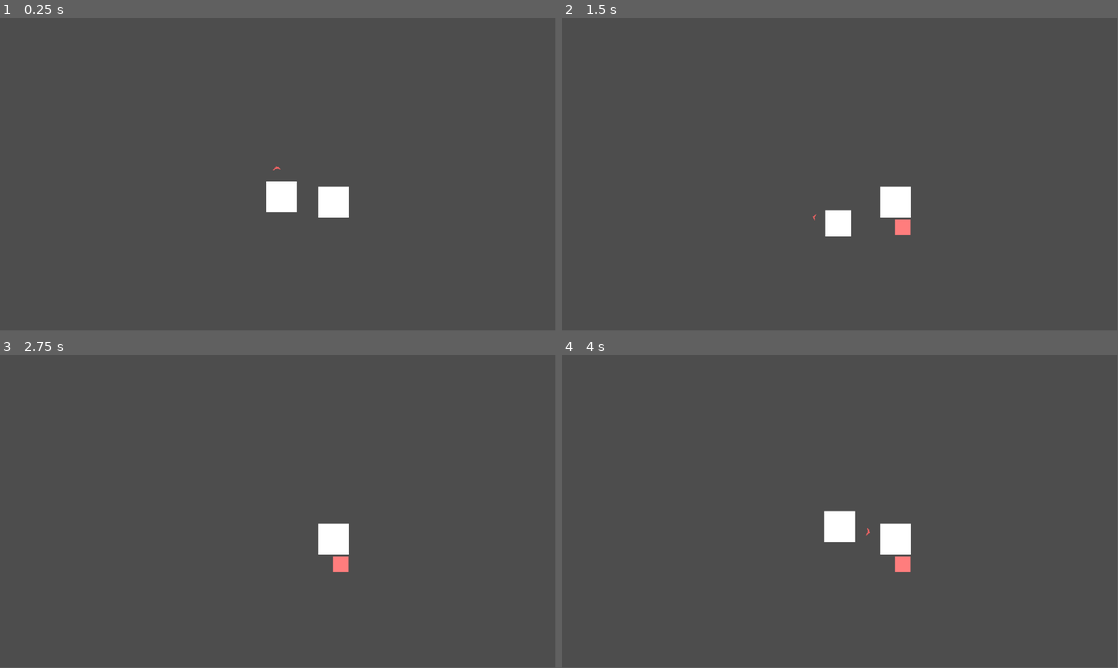
Above: before the commit, frames 1-4 (two rows, left to right).
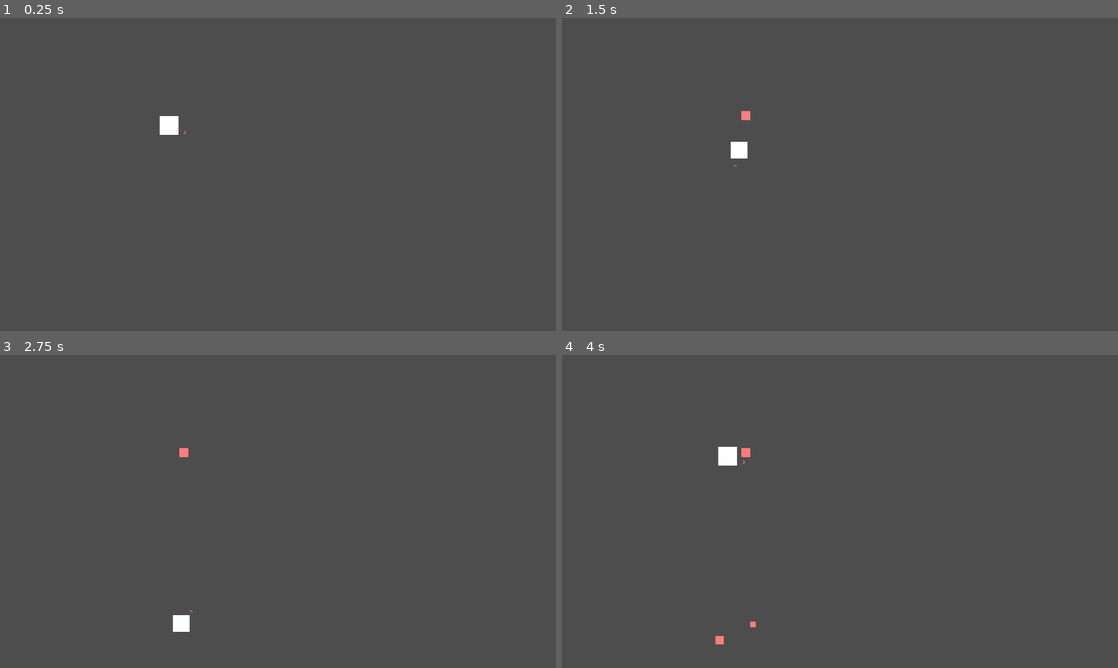
Above: after the commit, the same moments.

Repository: TheCursedMerchant/qdm_gameJam2024
Game: Godot game, scene res://test.tscn
The game is run twice, just before and just after one commit, with the same random seed, the same clock (stepped at 60 frames per second) and the same inputs.
Inputs (mouse positions are in pixels of both pictures, inside the frame that each line leads up to):
- Up to frame 1 (0.25 s): no input
- Up to frame 2 (1.5 s): tap Enter at 0.5 s; move the mouse to (962, 158) at 0.52 s; press the mouse at (962, 158) at 0.53 s; hold Right (ui_right) 0.53-1.28 s; tap Space at 1.25 s; move the mouse to (728, 190) at 1.27 s; release the mouse at (728, 190) at 1.28 s; hold Down (ui_down) from 1.28 s (still down); click (728, 190) at 1.35 s
- Up to frame 3 (2.75 s): move the mouse to (333, 442) at 2.02 s; release Down (ui_down) at 2.03 s; press the mouse at (333, 442) at 2.03 s; hold Right (ui_right) from 2.03 s (still down)
- Up to frame 4 (4 s): tap Enter at 2.75 s; move the mouse to (812, 574) at 2.77 s; release Right (ui_right) at 2.78 s; release the mouse at (812, 574) at 2.78 s; hold Up (ui_up) 2.78-3.53 s; click (812, 574) at 2.85 s; tap Space at 3.5 s; move the mouse to (1006, 558) at 3.52 s; press the mouse at (1006, 558) at 3.53 s; hold Left (ui_left) from 3.53 s (still down)
In our replay, the window is 799x449 before the commit and 800x450 after it. These sizes can differ from the game's own. Grey fills any space a smaller window leaves; there, only what the larger window draws over its background counts as a difference.

The runs differ from the first frame. In frame 1, 1.3% of the frame differs, in the area x 28-63%, y 31-64%; in frame 2, 1.3%; in frame 3, 0.9%; in frame 4, 1.6%, in the area x 27-63%, y 29-93%.

Commit message:
lots of quality of life

Diff:
--- a/gamejam2024/fish.gd
+++ b/gamejam2024/fish.gd
@@ -1,13 +1,15 @@
 extends "res://scripts/food/food.gd"
 
 @export_category("Movement")
-@export var speed : float = 20.0
+@export var speed : float = 1000.0
 @export var direction := Vector2.RIGHT
 
-func _ready() -> void:
-	var size_scale_value = randf_range(0.5, 2)
+func _ready() -> void :
+	var size_scale_value = randf_range(0.25, 4)
 	size_scale = Vector2(size_scale_value,size_scale_value)
 	super._ready()
 
-func _physics_process(delta: float) -> void:
-	global_position += direction * speed
+func _physics_process(delta: float) -> void :
+	global_position += (direction * speed) * delta
+	#if(global_position < Vector2(-100, 100) or global_position > (get_viewport_rect().size + Vector2(100, 100)) ) :
+		#queue_free()
--- a/gamejam2024/project.godot
+++ b/gamejam2024/project.godot
@@ -15,6 +15,16 @@
 config/features=PackedStringArray("4.3", "Forward Plus")
 run/max_fps=60
 config/icon="res://icon.svg"
+
+[autoload]
+
+System="*res://scripts/system/system.gd"
+
+[display]
+
+window/size/viewport_width=1920
+window/size/viewport_height=1080
+window/stretch/mode="viewport"
 
 [input]
 
--- a/gamejam2024/scenes/food.tscn
+++ b/gamejam2024/scenes/food.tscn
@@ -9,6 +9,7 @@
 [node name="Food" type="Area2D"]
 scale = Vector2(0.5, 0.5)
 script = ExtResource("1_74ikv")
+growth_value = 0.1
 
 [node name="Sprite2D" type="Sprite2D" parent="."]
 texture = ExtResource("1_uhosr")
--- /dev/null
+++ b/gamejam2024/scenes/wall.tscn
@@ -0,0 +1,14 @@
+[gd_scene load_steps=3 format=3 uid="uid://t7cajjeta5k6"]
+
+[ext_resource type="Texture2D" uid="uid://6lk1qapvqi1j" path="res://assets/art/spr_square.png" id="1_1nkrn"]
+
+[sub_resource type="RectangleShape2D" id="RectangleShape2D_u0u4i"]
+size = Vector2(64, 64)
+
+[node name="Wall" type="StaticBody2D"]
+
+[node name="Sprite2D" type="Sprite2D" parent="."]
+texture = ExtResource("1_1nkrn")
+
+[node name="CollisionShape2D" type="CollisionShape2D" parent="."]
+shape = SubResource("RectangleShape2D_u0u4i")
--- a/gamejam2024/scripts/food/food.gd
+++ b/gamejam2024/scripts/food/food.gd
@@ -2,7 +2,7 @@
 extends Area2D
 
 @export_category("Stats")
-@export var growth_value = 0.2
+@export var growth_value = 0.05
 @export var size_scale = Vector2.ONE
 
 @onready var sprite = $Sprite2D
@@ -20,7 +20,7 @@
 	if(body.get_groups().has("Player")) :
 		var player : Player = body
 		var body_sprite_size = player.sprite.get_rect().size * player.sprite.scale
-		if(sprite_size <=  body_sprite_size) :
+		if(sprite_size <=  body_sprite_size and player.playerState == System.PLAYER_STATES.IDLE) :
 			player.grow(growth_value)
 			queue_free()
 		else :
--- a/gamejam2024/scripts/player/player.gd
+++ b/gamejam2024/scripts/player/player.gd
@@ -2,10 +2,10 @@
 extends CharacterBody2D
 
 @export_category("Movement")
-@export var SPEED := 500.0
+@export var speed := 750.0
 @export var scale_size := Vector2.ONE
-@export var dashSpeed := 2800.0
-@export var playerState := PLAYER_STATES.IDLE
+@export var dashSpeed := 3500.0
+@export var playerState := System.PLAYER_STATES.IDLE
 @export var maxDashCharge := 1.0
 @export var dashChargeRate := 0.1
 
@@ -29,31 +29,33 @@
 
 	match playerState :
 
-		PLAYER_STATES.IDLE :
+		System.PLAYER_STATES.IDLE :
+			Engine.time_scale = 1.0
 			if(Input.is_action_just_pressed("left_click")) :
-				playerState = PLAYER_STATES.CHARGE
+				playerState = System.PLAYER_STATES.CHARGE
 			if h_direction:
-				velocity.x = h_direction * SPEED
+				velocity.x = (h_direction * speed) / scale_size.x
 			else :
-				velocity.x = move_toward(velocity.x, 0, SPEED / 5)
+				velocity.x = move_toward(velocity.x, 0, speed / 5)
 
 			if v_direction :
-				velocity.y = v_direction * SPEED
+				velocity.y = (v_direction * speed) / scale_size.y
 			else :
-				velocity.y = move_toward(velocity.y, 0, SPEED / 5)
+				velocity.y = move_toward(velocity.y, 0, speed / 5)
 
-		PLAYER_STATES.CHARGE :
+		System.PLAYER_STATES.CHARGE :
+			Engine.time_scale = 0.3
 			velocity = Vector2.ZERO
 			if(Input.is_action_pressed("left_click")) :
 				dashCharge = clamp(dashCharge + dashChargeRate, 0.0, maxDashCharge)
 			else :
-				create_chunk(dash_direction * -1, scale_size * 0.5, dashCharge / 2)
-				playerState = PLAYER_STATES.DASH
+				create_chunk(dash_direction * -1, scale_size * 0.5, dashCharge / 3)
+				playerState = System.PLAYER_STATES.DASH
 
-		PLAYER_STATES.DASH :
+		System.PLAYER_STATES.DASH :
 			velocity += (dash_direction * dashSpeed * dashCharge).round()
 			dashCharge = 0
-			playerState = PLAYER_STATES.IDLE
+			playerState = System.PLAYER_STATES.IDLE
 
 	move_and_slide()
 
@@ -87,9 +89,3 @@
 func die() :
 	sprite.modulate = Color(0, 0, 254, 1)
 	print("Player Died!")
-
-enum PLAYER_STATES {
-	IDLE,
-	CHARGE,
-	DASH
-}
--- a/gamejam2024/scripts/spawner.gd
+++ b/gamejam2024/scripts/spawner.gd
@@ -6,13 +6,13 @@
 
 # Dynamically create direction.
 var starting_position_range = randi_range(-250,0)
-@export
-var initial_start := true
-@export
-var fish_direction = Vector2.RIGHT
 
-@onready
-var spawn_timer := $Timer
+@export var initial_start := true
+@export var fish_direction = Vector2.RIGHT
+@export var right_spawn := true
+
+@onready var spawn_timer := $Timer
+
 
 # Called every frame. 'delta' is the elapsed time since the previous frame.
 func _process(delta: float) -> void:
@@ -20,12 +20,17 @@
 		spawn_timer.start()
 		initial_start = false
 
+	if(right_spawn) :
+		global_position = Vector2(-25, 0)
+	else :
+		global_position = Vector2(get_viewport().get_visible_rect().size.x + 25, 0)
+
 func _on_timer_timeout() -> void:
 #	Reset the timer.
 	spawn_timer.start(randf_range(.5,2.5))
 
 	# Spawn the fish.
 	var new_fish = fish_spawn.instantiate()
-	new_fish.direction=fish_direction
-	new_fish.position = Vector2(global_position.x,randi_range(20,600))
+	new_fish.direction = fish_direction
+	new_fish.position = Vector2(global_position.x,randi_range(25,get_viewport_rect().size.y))
 	add_child(new_fish)
--- /dev/null
+++ b/gamejam2024/scripts/system/system.gd
@@ -0,0 +1,7 @@
+extends Node
+
+enum PLAYER_STATES {
+	IDLE,
+	CHARGE,
+	DASH
+}
--- a/gamejam2024/test.tscn
+++ b/gamejam2024/test.tscn
@@ -2,7 +2,7 @@
 
 [ext_resource type="Script" path="res://scripts/game.gd" id="1_3yksk"]
 [ext_resource type="PackedScene" uid="uid://bjo41ejls2sqx" path="res://scenes/player.tscn" id="1_okob1"]
-[ext_resource type="PackedScene" uid="uid://d33qco2a014ry" path="res://scenes/food.tscn" id="2_vbv54"]
+[ext_resource type="PackedScene" uid="uid://t7cajjeta5k6" path="res://scenes/wall.tscn" id="4_r12t7"]
 [ext_resource type="PackedScene" uid="uid://rfli5fbso7gy" path="res://scenes/spawner.tscn" id="5_87bdc"]
 
 [node name="Game" type="Node2D"]
@@ -11,13 +11,34 @@
 [node name="Player" parent="." instance=ExtResource("1_okob1")]
 position = Vector2(584, 371)
 
-[node name="Food" parent="." instance=ExtResource("2_vbv54")]
-position = Vector2(692, 382)
-scale = Vector2(1, 1)
+[node name="Spawner" parent="." instance=ExtResource("5_87bdc")]
+position = Vector2(-6, -1)
 
-[node name="Spawner" parent="." instance=ExtResource("5_87bdc")]
+[node name="Spawner3" parent="." instance=ExtResource("5_87bdc")]
 position = Vector2(-6, -1)
 
 [node name="Spawner2" parent="." instance=ExtResource("5_87bdc")]
 position = Vector2(1152, -8)
 fish_direction = Vector2(-1, 0)
+right_spawn = false
+
+[node name="Spawner4" parent="." instance=ExtResource("5_87bdc")]
+position = Vector2(1152, -8)
+fish_direction = Vector2(-1, 0)
+right_spawn = false
+
+[node name="Wall" parent="." instance=ExtResource("4_r12t7")]
+position = Vector2(-33, 544)
+scale = Vector2(1, 17)
+
+[node name="Wall2" parent="." instance=ExtResource("4_r12t7")]
+position = Vector2(1957, 533)
+scale = Vector2(1, 17)
+
+[node name="Wall3" parent="." instance=ExtResource("4_r12t7")]
+position = Vector2(977, 1113)
+scale = Vector2(31, 1)
+
+[node name="Wall4" parent="." instance=ExtResource("4_r12t7")]
+position = Vector2(948, -35)
+scale = Vector2(31, 1)
